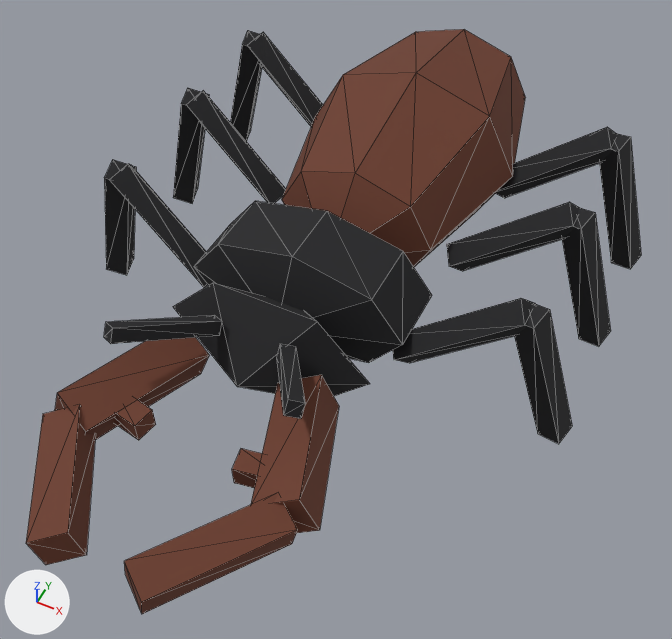
The glTF model site/models/GN_StagBeetle_01.glb: old version first, new version second.
The view is the same before and after, from a camera (50 mm lens) standing at (0.0176, -0.0401, 0.0438) and looking at (0.0013, -0.0076, 0.0032). The lights are fixed; the arrows at lower left show +X, +Y and +Z. The picture after the commit comes second. Mesh edges are drawn as thin lines. Vertices at exactly the same position are counted once.

Before the edit, the objects in view are built like this:
```python
me_gn_stagbeetle_01 = bpy.data.meshes.new('GN_StagBeetle_01')
me_gn_stagbeetle_01.from_pydata(...)  # 250 vertices, 408 faces; spans x -0.0158..0.0158, y -0.0286..0.018, z -0.0003..0.0115
me_gn_stagbeetle_01.materials.append(mat_globalpalette)  # picture img_globalpalette
ob_gn_stagbeetle_01 = bpy.data.objects.new('GN_StagBeetle_01', me_gn_stagbeetle_01)
ob_gn_stagbeetle_01.location = (0.0, 0.0, 0.0)
```
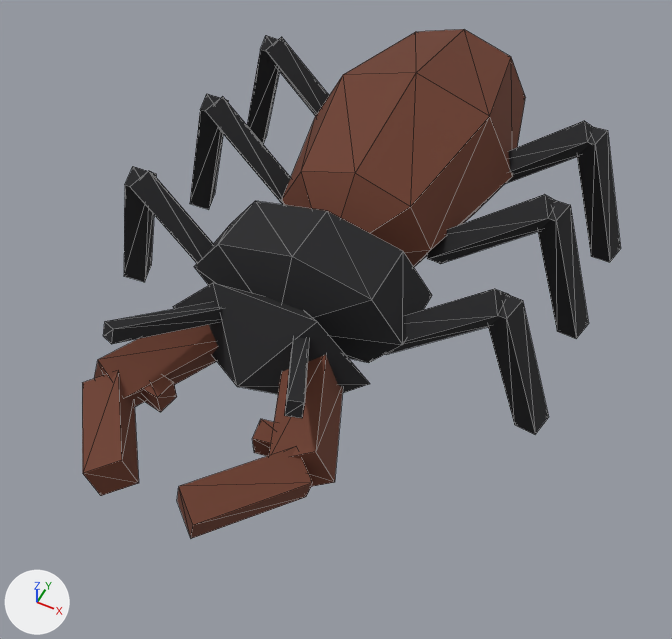
The change, as a diff of the scene's bpy script:
```diff
--- a/site/models/GN_StagBeetle_01.glb.py
+++ b/site/models/GN_StagBeetle_01.glb.py
@@ me_gn_stagbeetle_01 @@
 # used by ob_gn_stagbeetle_01; location = (0.0, 0.0, 0.0)
-me_gn_stagbeetle_01.from_pydata(...)  # 250 vertices, 408 faces; spans x -0.0158..0.0158, y -0.0286..0.018, z -0.0003..0.0115
+me_gn_stagbeetle_01.from_pydata(...)  # 250 vertices, 408 faces; spans x -0.0144..0.0144, y -0.0247..0.018, z -0.0003..0.0115
+# me_gn_stagbeetle_01 part 1: the loose piece of 8 vertices spanning x -0.0055..-0.0025, y -0.0211..-0.0194, z 0.0058..0.007 is scaled about its middle by (0.822, 0.97, 1), then moved by (0.0003, 0.0018, 0.0)
+# me_gn_stagbeetle_01 part 2: the loose piece of 8 vertices spanning x 0.0025..0.0055, y -0.0211..-0.0194, z 0.0058..0.007 is scaled about its middle by (0.822, 0.97, 1), then moved by (-0.0003, 0.0018, 0.0)
+# me_gn_stagbeetle_01 part 3: the loose piece of 8 vertices spanning x -0.0129..-0.0054, y -0.01..-0.007, z 0.0037..0.0103 is moved by (0.0014, 0.0, 0.0)
+# me_gn_stagbeetle_01 part 4: the loose piece of 8 vertices spanning x -0.0158..-0.0115, y -0.0089..-0.0061, z -0.0003..0.0098 is moved by (0.0014, 0.0, 0.0)
+# me_gn_stagbeetle_01 part 5: the loose piece of 8 vertices spanning x -0.0129..-0.0054, y -0.002..0.001, z 0.0037..0.0103 is moved by (0.0014, 0.0, 0.0)
+# me_gn_stagbeetle_01 part 6: the loose piece of 8 vertices spanning x -0.0158..-0.0115, y -0.0009..0.0019, z -0.0003..0.0098 is moved by (0.0014, 0.0, 0.0)
+# me_gn_stagbeetle_01 part 7: the loose piece of 8 vertices spanning x -0.0129..-0.0054, y 0.0055..0.0085, z 0.0037..0.0103 is moved by (0.0014, 0.0, 0.0)
+# me_gn_stagbeetle_01 part 8: the loose piece of 8 vertices spanning x -0.0158..-0.0115, y 0.0066..0.0094, z -0.0003..0.0098 is moved by (0.0014, 0.0, 0.0)
+# me_gn_stagbeetle_01 part 9: the loose piece of 8 vertices spanning x 0.0054..0.0129, y -0.01..-0.007, z 0.0037..0.0103 is moved by (-0.0014, 0.0, 0.0)
+# me_gn_stagbeetle_01 part 10: the loose piece of 8 vertices spanning x 0.0115..0.0158, y -0.0089..-0.0061, z -0.0003..0.0098 is moved by (-0.0014, 0.0, 0.0)
+# me_gn_stagbeetle_01 part 11: the loose piece of 8 vertices spanning x 0.0054..0.0129, y -0.002..0.001, z 0.0037..0.0103 is moved by (-0.0014, 0.0, 0.0)
+# me_gn_stagbeetle_01 part 12: the loose piece of 8 vertices spanning x 0.0115..0.0158, y -0.0009..0.0019, z -0.0003..0.0098 is moved by (-0.0014, 0.0, 0.0)
+# me_gn_stagbeetle_01 part 13: the loose piece of 8 vertices spanning x 0.0054..0.0129, y 0.0055..0.0085, z 0.0037..0.0103 is moved by (-0.0014, 0.0, 0.0)
+# me_gn_stagbeetle_01 part 14: the loose piece of 8 vertices spanning x 0.0115..0.0158, y 0.0066..0.0094, z -0.0003..0.0098 is moved by (-0.0014, 0.0, 0.0)
+# me_gn_stagbeetle_01 part 15: 44 of 250 vertices moved; they spanned x -0.0075..0.0075, y -0.0286..-0.0141, z 0.0044..0.0107 and now span x -0.007..0.007, y -0.0247..-0.0122, z 0.0044..0.0108; mean shift (0.0, 0.0023, -0.0001); largest move (-0.001, -0.0274, 0.0063) -> (-0.001, -0.0233, 0.0063)
 me_gn_stagbeetle_01.materials.append(mat_globalpalette)
```

Boxes (x1, y1, x2, y2) around the edits, measured in the pictures (672 x 639 px; the box of a moved part takes in the faces that stretch with it):
'GN_StagBeetle_01', reshaped (12% narrower, 13% shorter): before (26, 29, 641, 614); after (82, 29, 621, 539)
part 1 of me_gn_stagbeetle_01, moved or reshaped: before (113, 399, 156, 440); after (140, 376, 177, 412)
part 2 of me_gn_stagbeetle_01, moved or reshaped: before (232, 448, 263, 488); after (252, 419, 274, 456)
part 3 of me_gn_stagbeetle_01, moved or reshaped: before (110, 164, 208, 288); after (130, 171, 213, 263)
part 4 of me_gn_stagbeetle_01, moved or reshaped: before (104, 160, 136, 275); after (124, 167, 156, 282)
part 5 of me_gn_stagbeetle_01, moved or reshaped: before (186, 90, 286, 203); after (206, 96, 291, 205)
part 6 of me_gn_stagbeetle_01, moved or reshaped: before (173, 88, 209, 204); after (190, 94, 228, 209)
part 7 of me_gn_stagbeetle_01, moved or reshaped: before (247, 32, 323, 126); after (266, 37, 329, 116)
part 8 of me_gn_stagbeetle_01, moved or reshaped: before (230, 30, 262, 142); after (247, 35, 279, 144)
part 9 of me_gn_stagbeetle_01, moved or reshaped: before (393, 298, 533, 363); after (386, 289, 509, 354)
part 10 of me_gn_stagbeetle_01, moved or reshaped: before (514, 303, 572, 444); after (488, 294, 549, 435)
part 11 of me_gn_stagbeetle_01, moved or reshaped: before (447, 202, 579, 271); after (427, 194, 554, 264)
part 12 of me_gn_stagbeetle_01, moved or reshaped: before (562, 208, 611, 347); after (538, 200, 589, 339)
part 13 of me_gn_stagbeetle_01, moved or reshaped: before (495, 127, 615, 198); after (505, 121, 592, 184)
part 14 of me_gn_stagbeetle_01, moved or reshaped: before (599, 133, 641, 269); after (577, 127, 621, 262)
part 15 of me_gn_stagbeetle_01, moved or reshaped: before (26, 315, 339, 614); after (82, 302, 343, 539)
